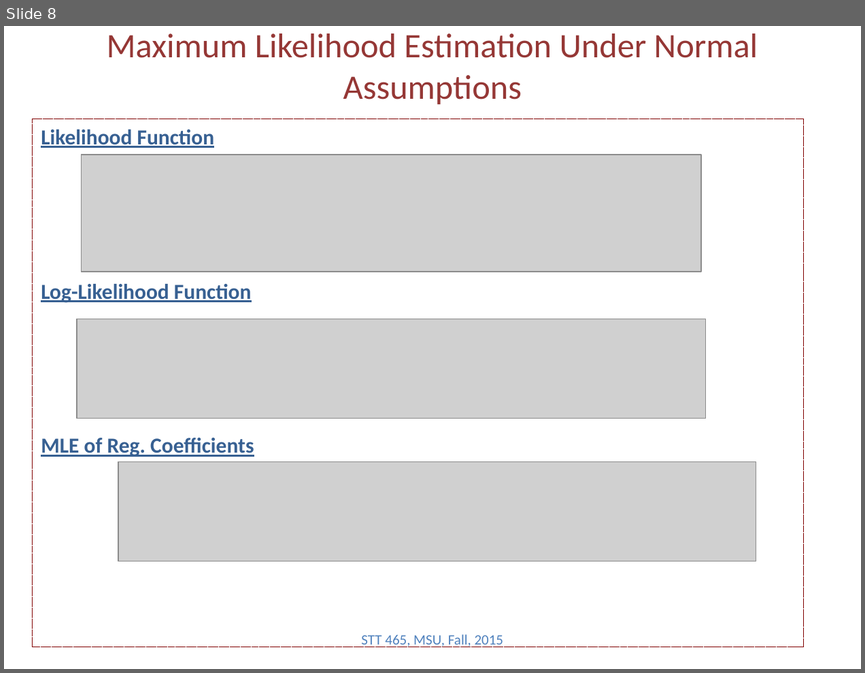
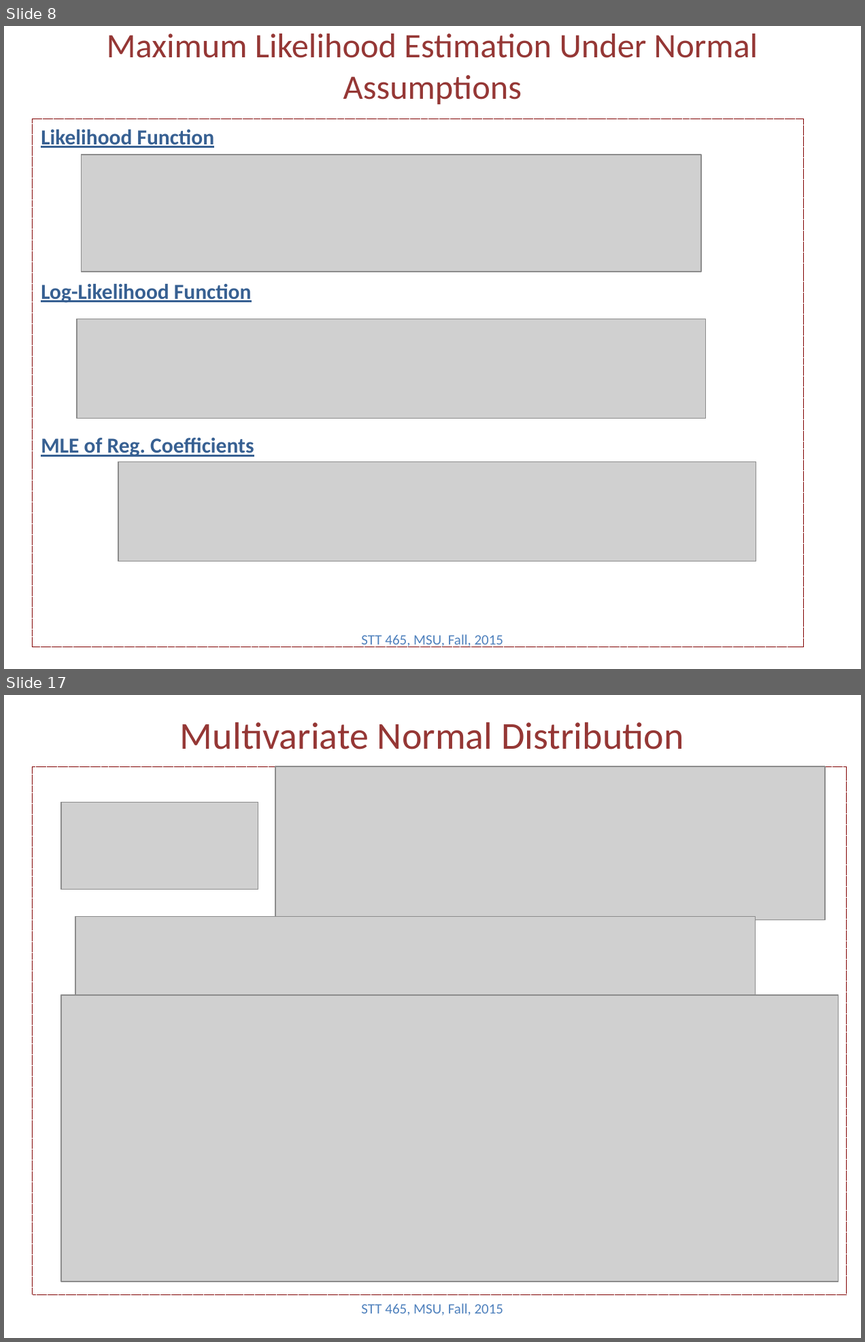
Before and after one commit to Boukos/STT465, a slide deck: STT465_9.pptx. Shown one above the other, each under a label of ours: slide 8 before the commit, slides 8 and 17 after it; the slides between them are not shown. The pictures are 865x673 and 865x1342 pixels, drawn with LibreOffice and Linux fonts; fonts in the diff are those of the drawing; grey boxes stand for pictures. Boxes give left, top, right and bottom in pixels: in the first picture for what was removed or moved away, otherwise in the second. Text is boxed around its words. In the diff, an @@ line names an element or a change of style, - is before the commit and + after.

```diff
--- a/STT465_9.pptx
+++ b/STT465_9.pptx
@@ slide 17 added at bbox=[4, 695, 861, 1338], background #FFFFFF @@
@@ title added at bbox=[180, 722, 684, 749], 32 pt, text #953735 @@
+Multivariate Normal Distribution
@@ rectangle added at bbox=[33, 766, 847, 1294], outline #800000 0.75 pt dashed @@
@@ picture added at bbox=[275, 766, 825, 919] @@
@@ picture added at bbox=[61, 802, 258, 889] @@
@@ picture added at bbox=[75, 916, 755, 1008] @@
@@ picture added at bbox=[61, 995, 838, 1281] @@
@@ text added at bbox=[361, 1303, 504, 1315], 12 pt, text #4F81BD @@
+STT 465, MSU, Fall, 2015
```
Also in this commit, not shown: 8 other slides added, 4 other files.
